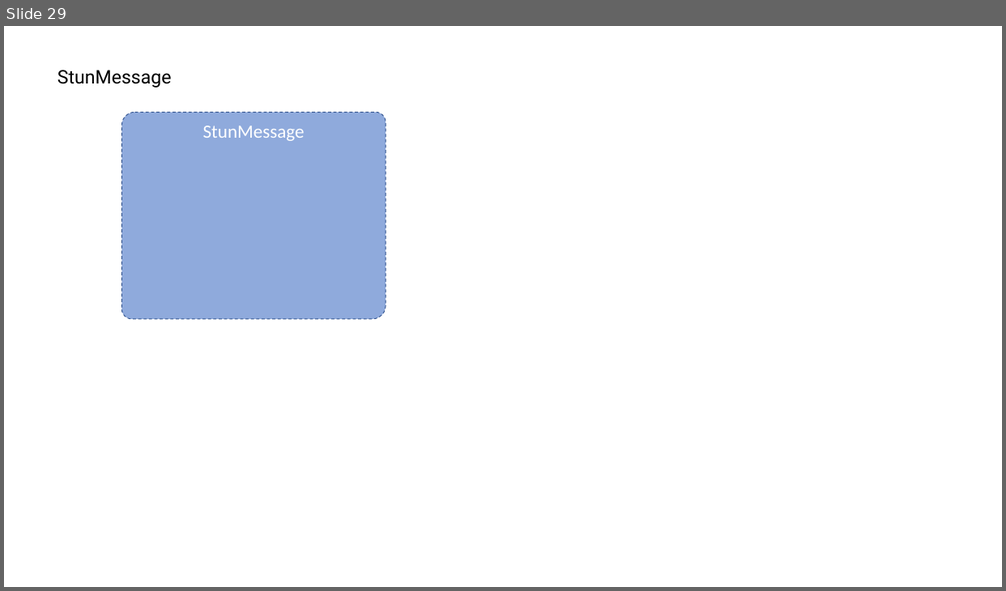
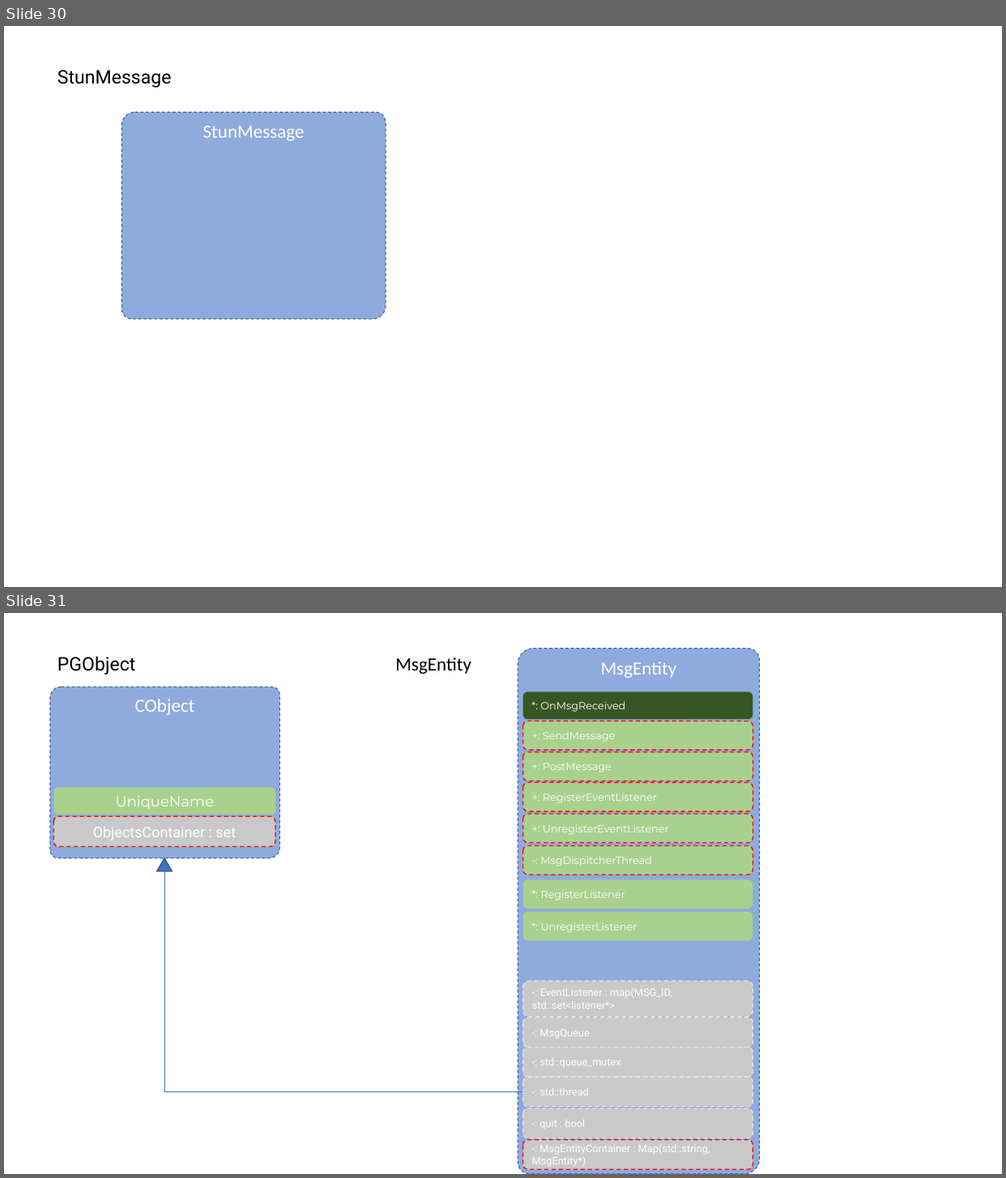
Before and after one commit to httpmail/ice, a slide deck: docs.pptx. Shown one above the other, each under a label of ours: slide 29 before the commit, slides 30 and 31 after it. The pictures are 1006x591 and 1006x1178 pixels, drawn with LibreOffice and Linux fonts; fonts in the diff are those of the drawing. Boxes give left, top, right and bottom in pixels: in the first picture for what was removed or moved away, otherwise in the second. Text is boxed around its words. In the diff, an @@ line names an element or a change of style, - is before the commit and + after.

```diff
--- a/docs.pptx
+++ b/docs.pptx
@@ slide 31 added at <box>4,613,1002,1174</box>, background #FFFFFF @@
@@ text added at <box>57,656,136,675</box>, 18 pt, text #000000 @@
+PGObject
@@ text added at <box>395,658,471,674</box>, 18 pt, text #000000 @@
+MsgEntity
@@ round diag rect added at <box>518,648,760,1174</box>, fill #8FAADC, outline #325491 0.75 pt dashed, 18 pt, text #FFFFFF @@
+MsgEntity
@@ round diag rect added at <box>50,687,280,858</box>, fill #8FAADC, outline #325491 0.75 pt dashed, 18 pt, text #FFFFFF @@
+CObject
@@ rounded rectangle added at <box>522,692,752,719</box>, fill #385723, 10 pt, text #FFFFFF @@
+*: OnMsgReceived
@@ rounded rectangle added at <box>522,721,752,750</box>, fill #A9D18E, outline #FF0000 1 pt dashed, 10 pt, text #FFFFFF @@
++: SendMessage
@@ rounded rectangle added at <box>522,752,752,781</box>, fill #A9D18E, outline #FF0000 1 pt dashed, 10 pt, text #FFFFFF @@
++: PostMessage
@@ rounded rectangle added at <box>54,787,275,815</box>, fill #A9D18E, 14 pt, text #FFFFFF @@
+UniqueName
@@ rounded rectangle added at <box>522,783,752,812</box>, fill #A9D18E, outline #FF0000 1 pt dashed, 10 pt, text #FFFFFF @@
++: RegisterEventListener
@@ rounded rectangle added at <box>53,816,275,846</box>, fill #C9C9C9, outline #FF0000 1 pt dashed, 14 pt, text #FFFFFF @@
+ObjectsContainer : set
@@ rounded rectangle added at <box>522,815,752,844</box>, fill #A9D18E, outline #FF0000 1 pt dashed, 10 pt, text #FFFFFF @@
++: UnregisterEventListener
@@ rounded rectangle added at <box>522,845,752,875</box>, fill #A9D18E, outline #FF0000 1 pt dashed, 10 pt, text #FFFFFF @@
+-: MsgDispitcherThread
@@ triangle added at <box>157,858,172,871</box>, fill #4472C4, outline #325491 1 pt @@
@@ elbow line added from (164, 871) to (522, 1093), #4472C4 0.5 pt @@
@@ rounded rectangle added at <box>522,880,752,909</box>, fill #A9D18E, 10 pt, text #FFFFFF @@
+*: RegisterListener
@@ rounded rectangle added at <box>522,912,752,941</box>, fill #A9D18E, 10 pt, text #FFFFFF @@
+*: UnregisterListener
@@ rounded rectangle added at <box>522,982,752,1017</box>, fill #C9C9C9, outline #E7E6E6 1 pt dashed, 10 pt, text #FFFFFF @@
+-: EventListener : map(MSG_ID, std::set<listener*>
@@ rounded rectangle added at <box>522,1018,752,1048</box>, fill #C9C9C9, outline #E7E6E6 1 pt dashed, 10 pt, text #FFFFFF @@
+-: MsgQueue
@@ rounded rectangle added at <box>522,1048,752,1078</box>, fill #C9C9C9, outline #E7E6E6 1 pt dashed, 10 pt, text #FFFFFF @@
+-: std::queue_mutex
@@ rounded rectangle added at <box>522,1077,752,1107</box>, fill #C9C9C9, outline #E7E6E6 1 pt dashed, 10 pt, text #FFFFFF @@
+-: std::thread
@@ rounded rectangle added at <box>522,1109,752,1139</box>, fill #C9C9C9, outline #E7E6E6 1 pt dashed, 10 pt, text #FFFFFF @@
+-: quit : bool
@@ rounded rectangle added at <box>522,1140,752,1170</box>, fill #C9C9C9, outline #FF0000 1 pt dashed, 10 pt, text #FFFFFF @@
+-: MsgEntityContainer : Map(std::string, MsgEntity*)
@@ what was slide 29 is now slide 30 @@
```
Also in this commit, not shown: 3 other slides added, 2 slides removed, 12 other files.
